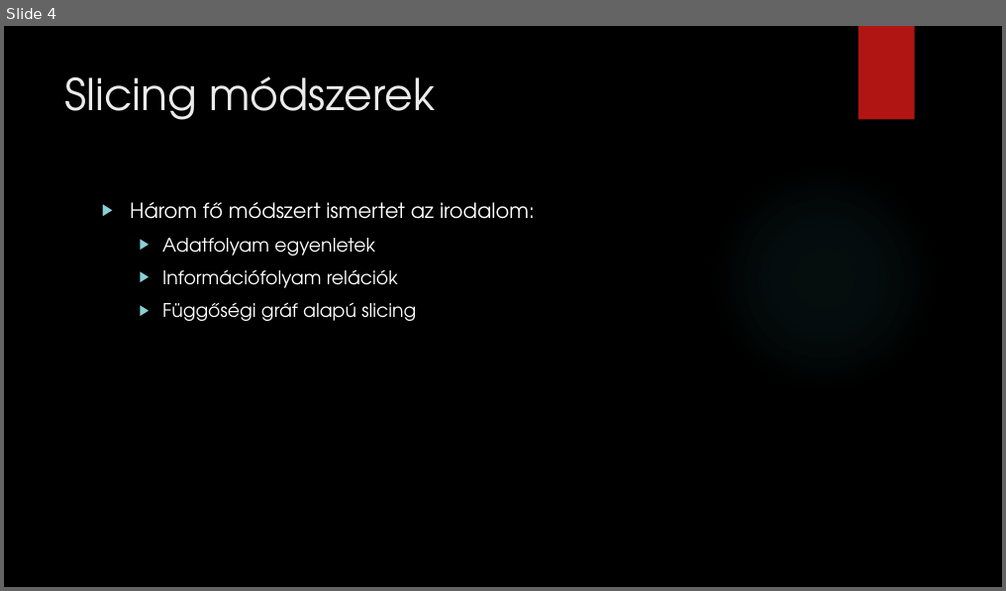
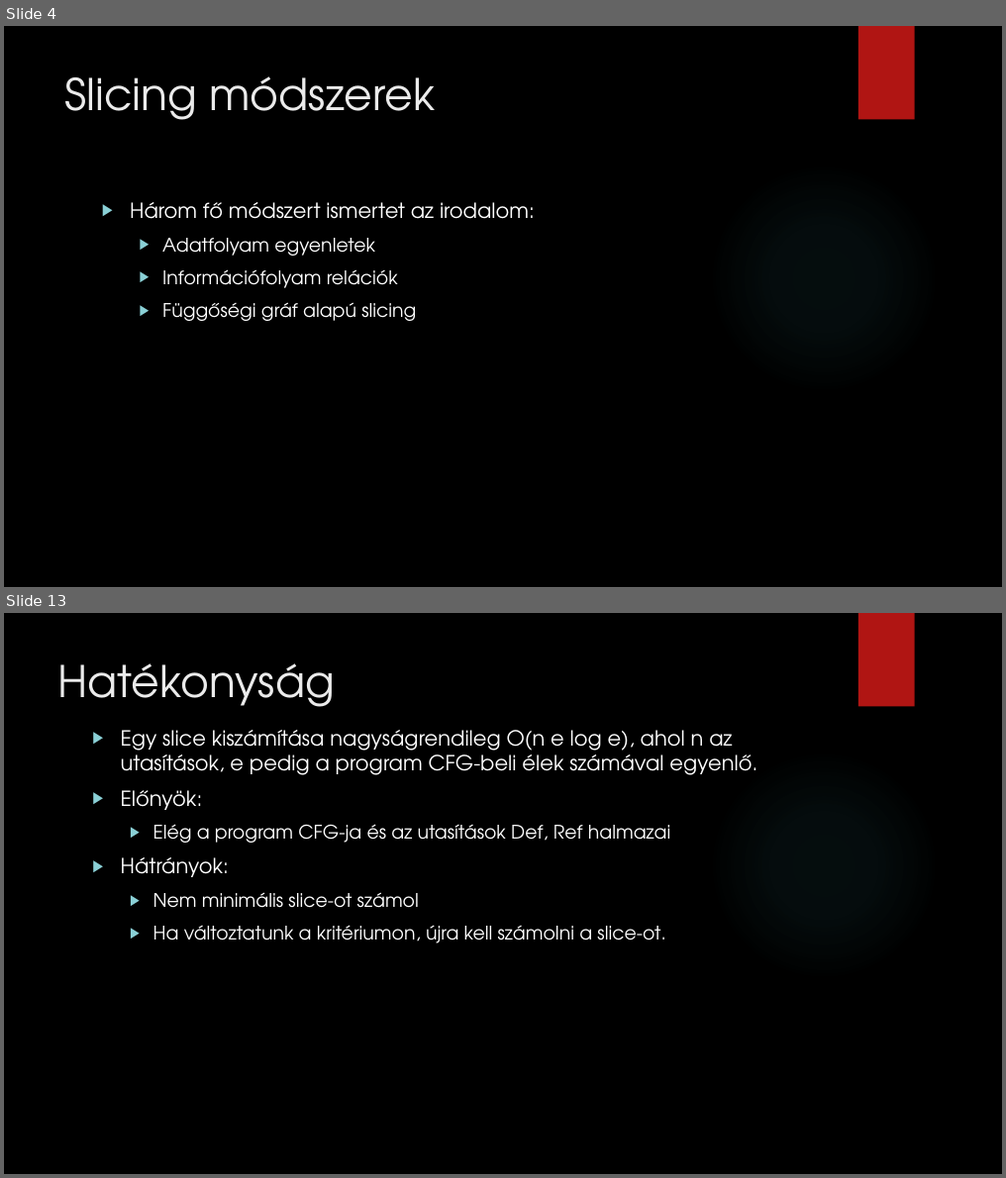
Before and after one commit to dwat3r/slicer, a slide deck: doc/Presentation.pptx. Shown one above the other, each under a label of ours: slide 4 before the commit, slides 4 and 13 after it; the slides between them are not shown. The pictures are 1006x591 and 1006x1178 pixels, drawn with LibreOffice and Linux fonts; fonts in the diff are those of the drawing; background and template pictures are left out. Boxes give left, top, right and bottom in pixels: in the first picture for what was removed or moved away, otherwise in the second. Text is boxed around its words. In the diff, an @@ line names an element or a change of style, - is before the commit and + after.

```diff
--- a/doc/Presentation.pptx
+++ b/doc/Presentation.pptx
@@ slide 13 added at (4,613,1002,1174), background picture (left out); not listed: 2 template elements that a slide beside it also shows @@
@@ title added at (58,663,335,707), 42 pt, text #EBEBEB @@
+Hatékonyság
@@ text added at (121,730,757,944), 18 pt, text #FFFFFF @@
+▶ Egy slice kiszámítása nagyságrendileg O(n e log e), ahol n az utasítások, e pedig a program CFG-beli élek számával egyenlő.
+▶ Előnyök:
+  ▶ Elég a program CFG-ja és az utasítások Def, Ref halmazai
+▶ Hátrányok:
+  ▶ Nem minimális slice-ot számol
+  ▶ Ha változtatunk a kritériumon, újra kell számolni a slice-ot.
```
Also in this commit, not shown: 2 slides changed, 26 other slides added, 1 slide removed, 15 other files.
